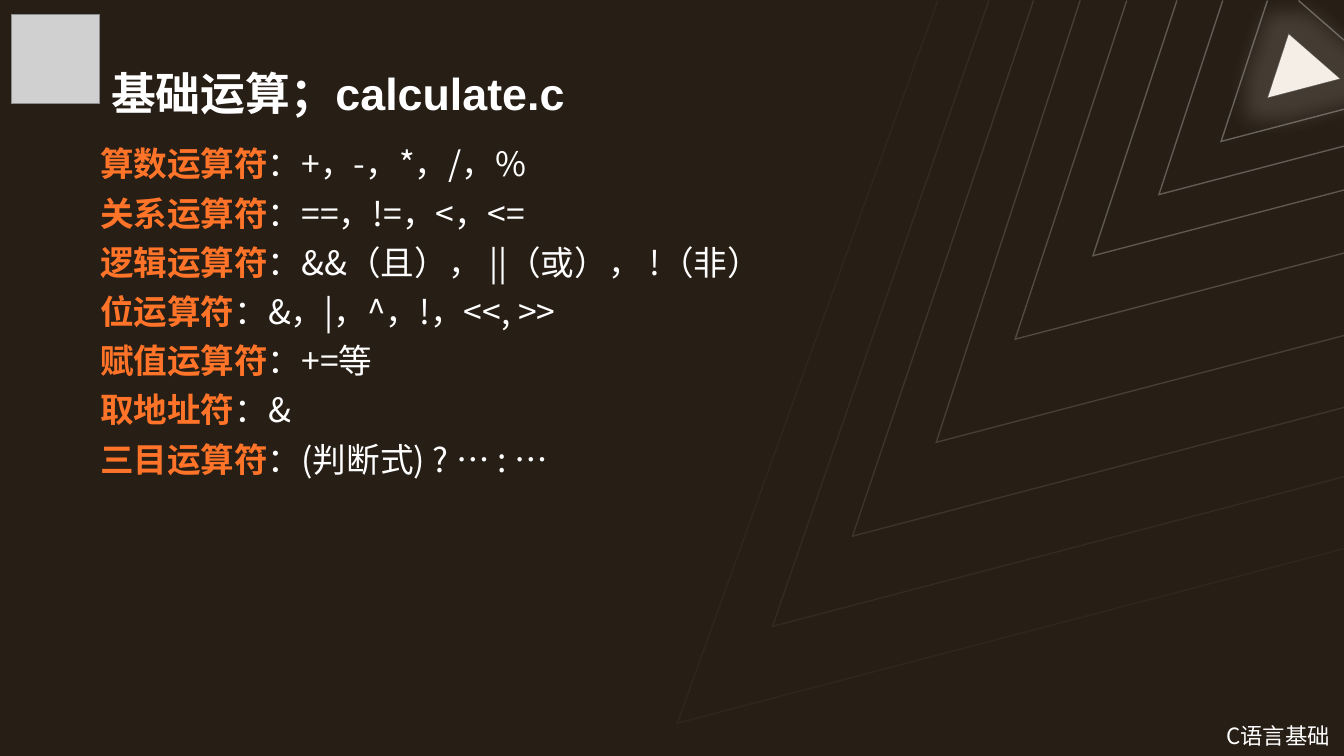
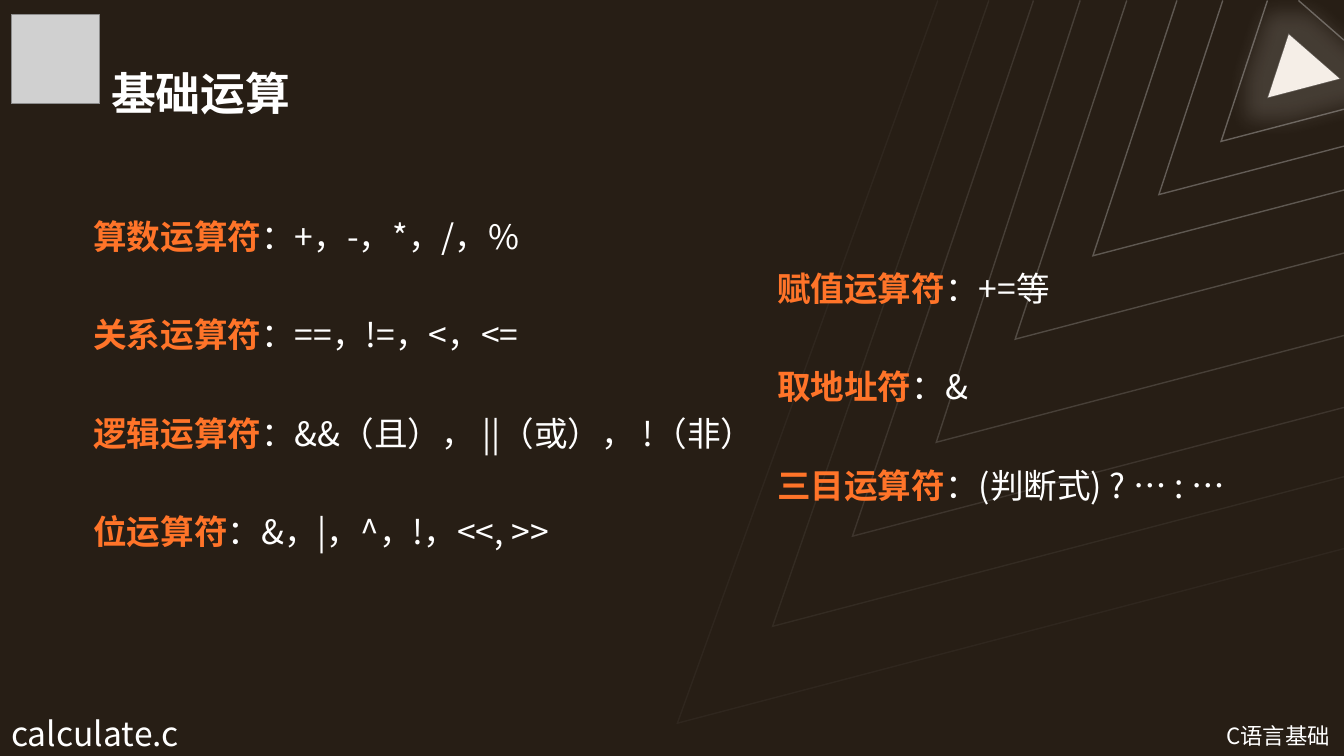
Before and after one commit to Wannerfi/CodingCourse, a slide deck: slide 22 of 2C语言基础.pptx (slide 21 before the commit). Drawn at 1344x756 pixels with LibreOffice and Linux fonts; fonts in the diff are those of the drawing; grey boxes stand for pictures. Boxes give left, top, right and bottom in pixels: in the first picture for what was removed or moved away, otherwise in the second. Text is boxed around its words. In the diff, an @@ line names an element or a change of style, - is before the commit and + after.

```diff
--- a/2C语言基础.pptx
+++ b/2C语言基础.pptx
@@ title at (111,71,290,115): text changed @@
-基础运算；calculate.c
+基础运算
@@ text "算数运算符：+，-，*，/，%": place and size @@
-text "算数运算符：+，-，*，/，%" at (100,147,761,479)
+text "算数运算符：+，-，*，/，%" at (93,220,755,554)
@@ text added at (777,266,1102,505), 24 pt, text #FFFFFF @@
+赋值运算符：+=等
+取地址符：&
+三目运算符：(判断式) ? … : …
@@ text at (100,344,425,479): paragraphs removed @@
-赋值运算符：+=等
-取地址符：&
-三目运算符：(判断式) ? … : …
@@ text added at (11,719,179,747), 24 pt, text #FFFFFF @@
+calculate.c
```
Also in this commit, not shown: 11 other slides changed, 3 slides added, 2 slides removed.
